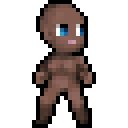
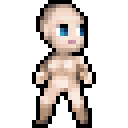
Comparing the layer stacks of the two 128 × 128 images. Changes:
hid "skin_dark" over <box>36,4,92,124</box>
